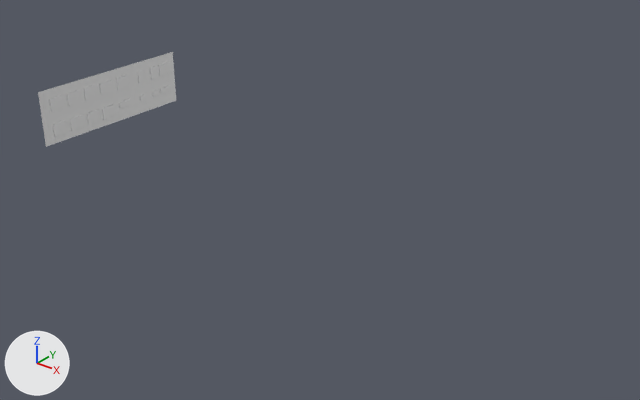
An edit to the Blender file mce-thl-plant/mce-thl-plant.blend, drawn before and after from the same camera.
Before and after are seen from a 50 mm lens placed at (56.5, -64.5, 40.3), pointed at (4.1, 1.0, -0.3). Arrows for +X, +Y and +Z are at lower left; the lights stay in place. Materials are left out; every surface is plain grey.

The first picture shows 'Wand Vorn'.
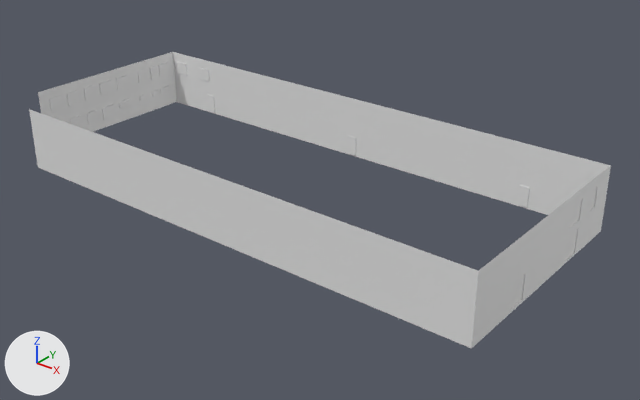
Changed parts and their boxes (x1, y1, x2, y2) in the pictures (640 x 400 px):
'Wand Rechts', shown: after (29, 109, 478, 348)
'Wand Lnks', shown: after (173, 52, 611, 215)
'Wand Hinten', shown: after (472, 166, 611, 348)
'Tür HU1', added: after (511, 275, 525, 310)
'Tür HU2', added: after (565, 228, 579, 262)
'Tür L1', added: after (517, 185, 529, 207)
'Tür HO1', added: after (570, 199, 583, 228)
'Tür L2', added: after (348, 135, 356, 155)
'Fenster LO1', added: after (198, 68, 209, 81)
'Fenster LO2', added: after (177, 62, 187, 75)
'Tür L3', added: after (207, 95, 215, 112)
'Tür HO2', added: after (590, 187, 598, 211)

Diff of the bpy script that builds the scene:
```diff
--- a/mce-thl-plant/mce-thl-plant.blend.py
+++ b/mce-thl-plant/mce-thl-plant.blend.py
@@ me_cube_033 @@
+me_cube_033.from_pydata(...)  # 8 vertices, 5 faces; spans x 29.9..30.0, y 4.4..6.5, z 0.0..2.6
@@ me_cube_032 @@
+me_cube_032.from_pydata(...)  # 8 vertices, 5 faces; spans x 29.9..30.0, y -6.1..-4.0, z 0.0..2.6
@@ me_cube_031 @@
+me_cube_031.from_pydata(...)  # 8 vertices, 5 faces; spans x 29.9..30.0, y 8.8..9.9, z 3.4..5.6
@@ me_cube_030 @@
+me_cube_030.from_pydata(...)  # 8 vertices, 5 faces; spans x 29.9..30.0, y 4.4..6.5, z 3.4..5.6
@@ me_cube_029 @@
+me_cube_029.from_pydata(...)  # 8 vertices, 5 faces; spans x 21.0..22.1, y 12.4..12.5, z 0.0..2.2
@@ me_cube_026 @@
+me_cube_026.from_pydata(...)  # 8 vertices, 5 faces; spans x -0.85..0.25, y 12.4..12.5, z 0.0..2.2
@@ me_cube_002_1 @@
+me_cube_002_1.from_pydata(...)  # 8 vertices, 5 faces; spans x -23.8..-22.7, y 12.4..12.5, z 0.0..2.2
@@ me_cube_028 @@
+me_cube_028.from_pydata(...)  # 16 vertices, 9 faces; spans x -25.2..-23.4, y 12.4..12.52, z 4.08..5.6
@@ me_cube_027 @@
+me_cube_027.from_pydata(...)  # 16 vertices, 9 faces; spans x -29.3..-27.5, y 12.4..12.52, z 4.08..5.6
@@ ob_wand_hinten @@
 ob_wand_hinten.location = (0.0, 0.0, 0.0)
-ob_wand_hinten.hide_set(True)
@@ ob_wand_lnks @@
 ob_wand_lnks.location = (0.0, 0.0, 0.0)
-ob_wand_lnks.hide_set(True)
@@ ob_wand_rechts @@
 ob_wand_rechts.location = (0.0, 0.0, 0.0)
-ob_wand_rechts.hide_set(True)
@@ ob_tür_hu2 @@
+ob_tür_hu2 = bpy.data.objects.new('Tür HU2', me_cube_033)
+ob_tür_hu2.location = (0.0, 0.0, 0.0)
@@ ob_tür_hu1 @@
+ob_tür_hu1 = bpy.data.objects.new('Tür HU1', me_cube_032)
+ob_tür_hu1.location = (0.0, 0.0, 0.0)
@@ ob_tür_ho2 @@
+ob_tür_ho2 = bpy.data.objects.new('Tür HO2', me_cube_031)
+ob_tür_ho2.location = (0.0, 0.0, 0.0)
@@ ob_tür_ho1 @@
+ob_tür_ho1 = bpy.data.objects.new('Tür HO1', me_cube_030)
+ob_tür_ho1.location = (0.0, 0.0, 0.0)
@@ ob_tür_l1 @@
+ob_tür_l1 = bpy.data.objects.new('Tür L1', me_cube_029)
+ob_tür_l1.location = (0.0, 0.0, 0.0)
@@ ob_tür_l2 @@
+ob_tür_l2 = bpy.data.objects.new('Tür L2', me_cube_026)
+ob_tür_l2.location = (0.0, 0.0, 0.0)
@@ ob_tür_l3 @@
+ob_tür_l3 = bpy.data.objects.new('Tür L3', me_cube_002_1)
+ob_tür_l3.location = (0.0, 0.0, 0.0)
@@ ob_fenster_lo1 @@
+ob_fenster_lo1 = bpy.data.objects.new('Fenster LO1', me_cube_028)
+ob_fenster_lo1.location = (0.0, 0.0, 0.0)
@@ ob_fenster_lo2 @@
+ob_fenster_lo2 = bpy.data.objects.new('Fenster LO2', me_cube_027)
+ob_fenster_lo2.location = (0.0, 0.0, 0.0)
```
